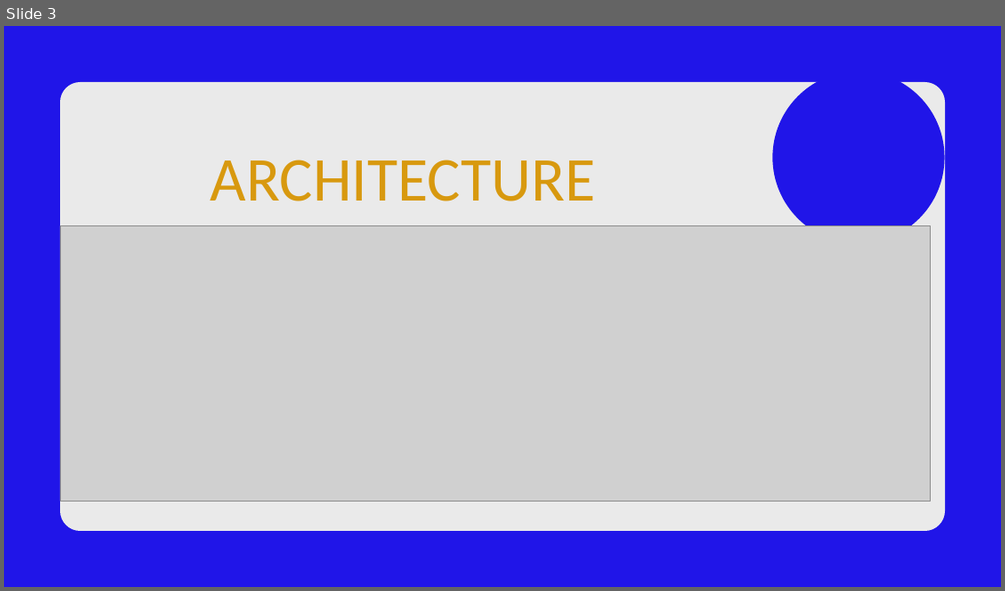
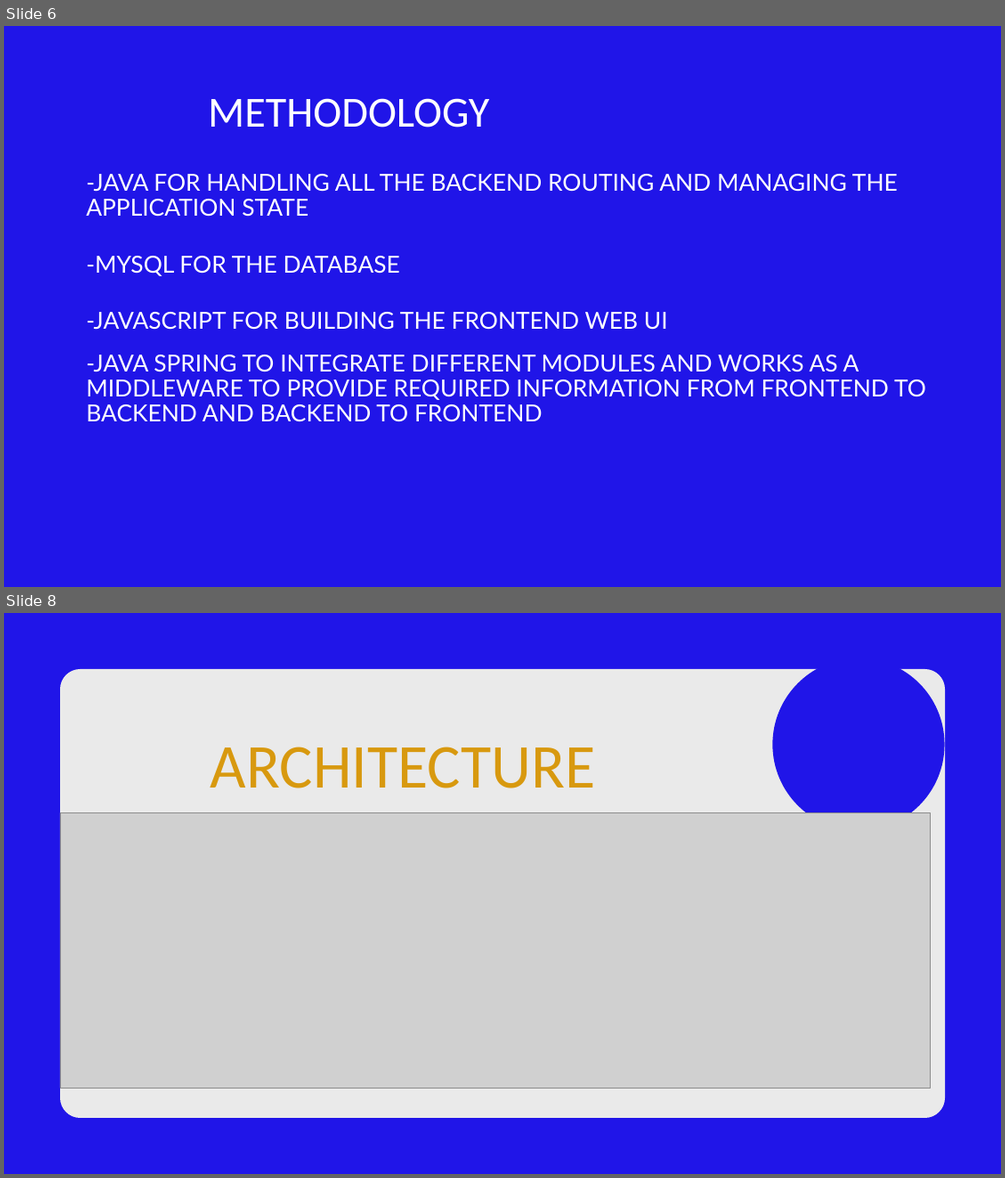
Before and after one commit to bhattaraijay05/msql-spring-react, a slide deck: java project.pptx. Shown one above the other, each under a label of ours: slide 3 before the commit, slides 6 and 8 after it; the slides between them are not shown. The pictures are 1005x591 and 1005x1178 pixels, drawn with LibreOffice and Linux fonts; fonts in the diff are those of the drawing; grey boxes stand for pictures; background and template pictures are left out. Boxes give left, top, right and bottom in pixels: in the first picture for what was removed or moved away, otherwise in the second. Text is boxed around its words. In the diff, an @@ line names an element or a change of style, - is before the commit and + after.

```diff
--- a/java project.pptx
+++ b/java project.pptx
@@ slide 6 added at bbox=[4, 26, 1001, 587], background #2015E8 @@
@@ text added at bbox=[208, 98, 489, 127], 62 pt, text #FFFFFF @@
+METHODOLOGY
@@ text added at bbox=[86, 174, 898, 216], 33.9 pt, text #FFFFFF @@
+-JAVA FOR HANDLING ALL THE BACKEND ROUTING AND MANAGING THE APPLICATION STATE
@@ text added at bbox=[86, 256, 400, 276], 33.9 pt, text #FFFFFF @@
+-MYSQL FOR THE DATABASE
@@ text added at bbox=[86, 312, 668, 329], 33.9 pt, text #FFFFFF @@
+-JAVASCRIPT FOR BUILDING THE FRONTEND WEB UI
@@ text added at bbox=[86, 354, 926, 422], 33.9 pt, text #FFFFFF @@
+-JAVA SPRING TO INTEGRATE DIFFERENT MODULES AND WORKS AS A MIDDLEWARE TO PROVIDE REQUIRED INFORMATION FROM FRONTEND TO BACKEND AND BACKEND TO FRONTEND
@@ what was slide 3 is now slide 8 @@
```
Also in this commit, not shown: 4 slides changed, 5 other slides added, 3 slides removed, 6 other files.
